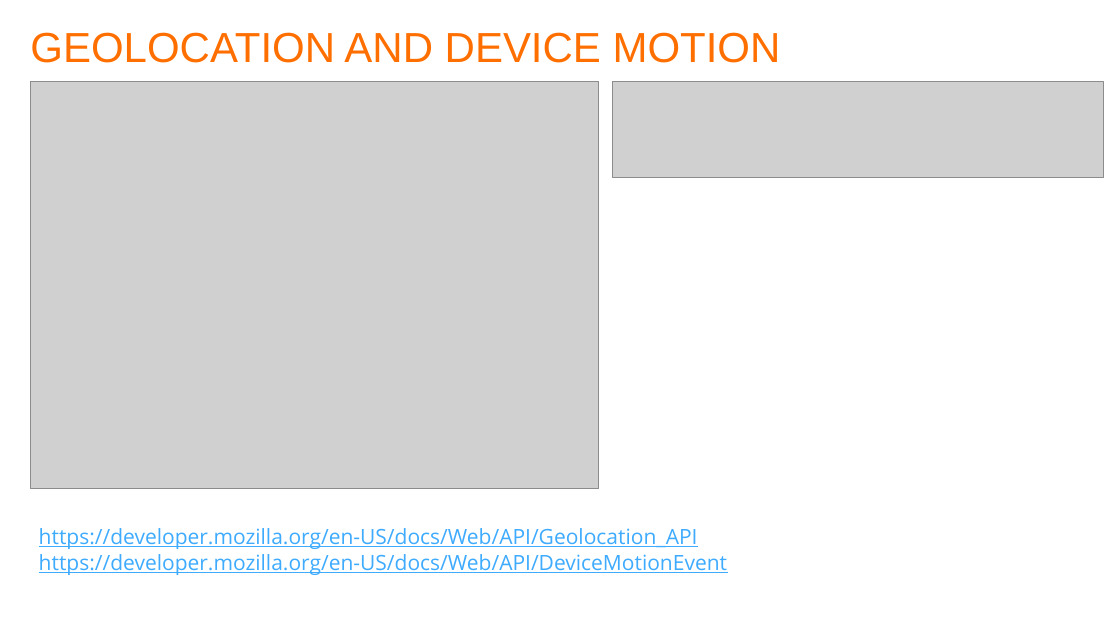
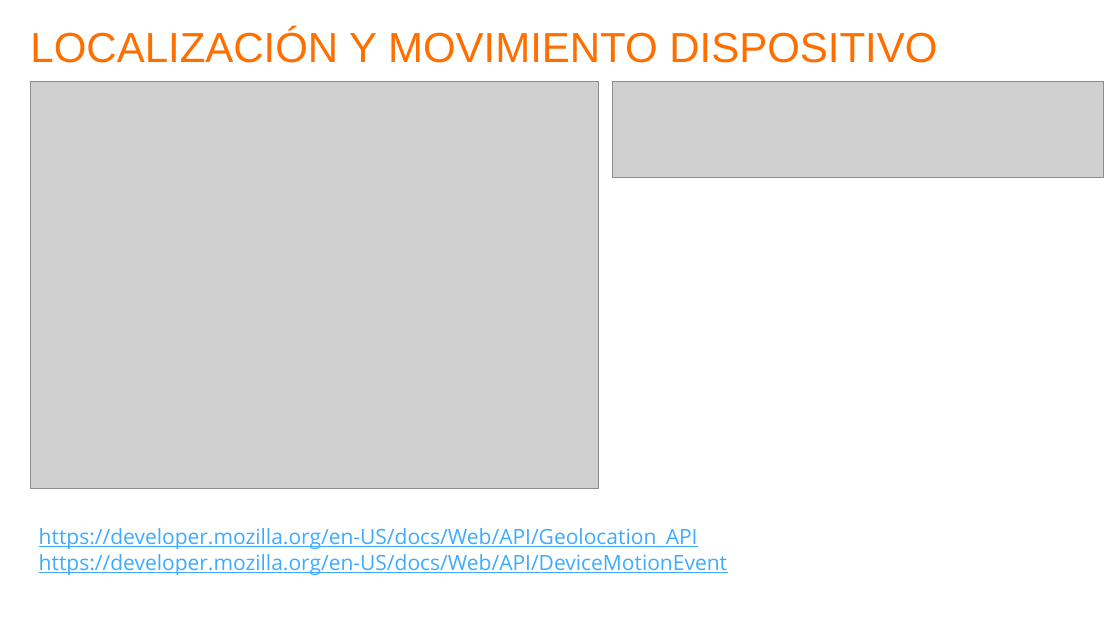
Before and after one commit to matew17/PWA-talk, a slide deck: slide 9 of PWA-Workbox.pptx. Drawn at 1120x630 pixels with LibreOffice and Linux fonts; fonts in the diff are those of the drawing; grey boxes stand for pictures; background and template pictures are left out. Boxes give left, top, right and bottom in pixels: in the first picture for what was removed or moved away, otherwise in the second. Text is boxed around its words. In the diff, an @@ line names an element or a change of style, - is before the commit and + after.

```diff
--- a/PWA-Workbox.pptx
+++ b/PWA-Workbox.pptx
@@ title at box(30, 28, 937, 63): text changed @@
-GEOLOCATION AND DEVICE MOTION
+LOCALIZACIÓN Y MOVIMIENTO DISPOSITIVO
```
Also in this commit, not shown: 6 other slides changed, 1 slide added.
